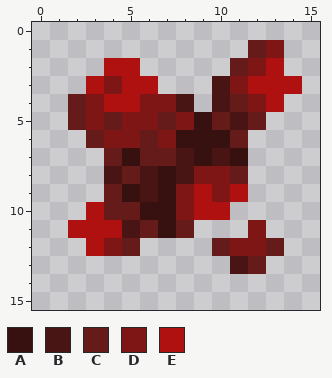
One commit to this pixel-art sprite: src/main/resources/assets/sanguinaire/textures/particle/blood_trail_0.png. Above: the version before the commit.
The file is 16x16 pixels. Colours within 5 levels of each other are drawn and written as one.
Palette (. is transparent): A #371010  B #491414  C #661b1b  D #7e1616  E #af1111
Pixels before, first column x 2:
 1 ..........CD.
 2 ..EE.....CDE.
 3 .EDEE...BDEEE
 4 CDEEDDB.BCDE.
 5 CDCDDCDACBC..
 6 .CDDCDAAAC...
 7 ..CACCBABA...
 8 ..BCBABDDC...
 9 ..CABADEDE...
10 .ECCAADEE....
11 EEEBCAC...D..
12 .EDC....CDDC.
13 .........BC..
And afterwards:
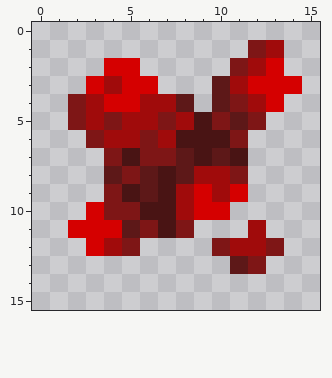
Difference:
colour A: #371010 -> #491414
colour B: #491414 -> #5d1818
colour C: #661b1b -> #7e1616
colour D: #7e1616 -> #a00b0b
colour E: #af1111 -> #d50000
Boxes around the changes in both pictures, in picture pixels (x1, y1, x2, y2):
changed: (68, 40, 302, 274)
